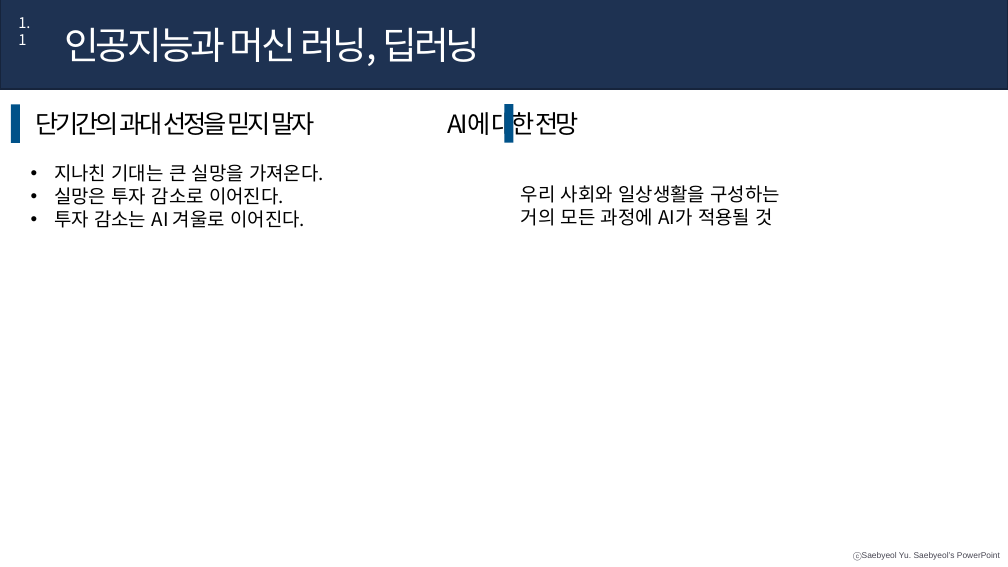
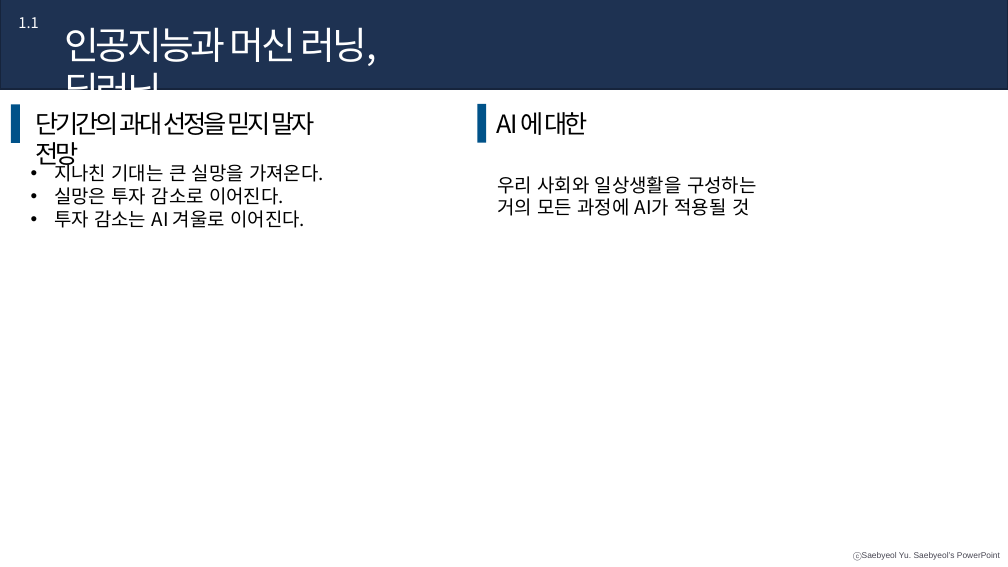
Before and after one commit to longBright/2022_DeepLearningStudy, a slide deck: slide 9 of 03_Team_Data/B팀/2주차_1.1,1.2_B팀_이규리.pptx. Drawn at 1008x567 pixels with LibreOffice and Linux fonts; fonts in the diff are those of the drawing. Boxes give left, top, right and bottom in pixels: in the first picture for what was removed or moved away, otherwise in the second. Text is boxed around its words. In the diff, an @@ line names an element or a change of style, - is before the commit and + after.

```diff
--- a/03_Team_Data/B팀/2주차_1.1,1.2_B팀_이규리.pptx
+++ b/03_Team_Data/B팀/2주차_1.1,1.2_B팀_이규리.pptx
@@ text "1.1" rewrapped from <box>18,17,30,45</box> to <box>18,17,38,28</box> @@
@@ text "인공지능과 머신 러닝, 딥러닝" rewrapped from <box>64,27,481,66</box> to <box>64,27,377,115</box> @@
@@ text at <box>35,112,588,135</box>: spaces changed @@
-단기간의 과대 선정을 믿지 말자 AI에 대한 전망
+단기간의 과대 선정을 믿지 말자 A I 에 대한 전망
@@ rectangle: place and size @@
-rectangle at <box>504,104,513,143</box>
+rectangle at <box>477,104,486,142</box>
@@ text "우리 사회와 일상생활을 구성하는": place and size @@
-text "우리 사회와 일상생활을 구성하는" at <box>521,185,781,226</box>
+text "우리 사회와 일상생활을 구성하는" at <box>497,176,757,216</box>
```
Also in this commit, not shown: 9 other slides changed, 1 other file.
